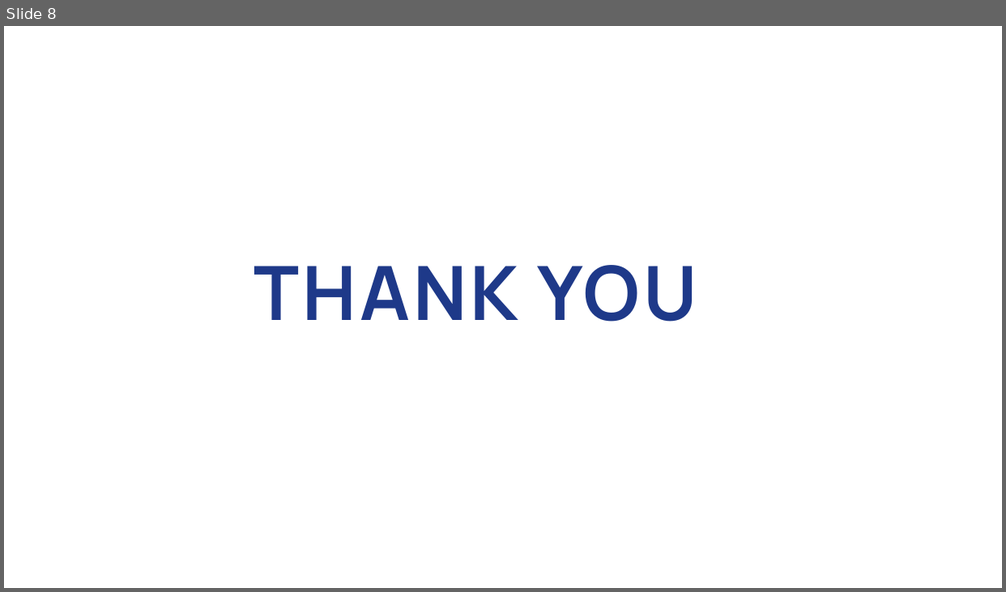
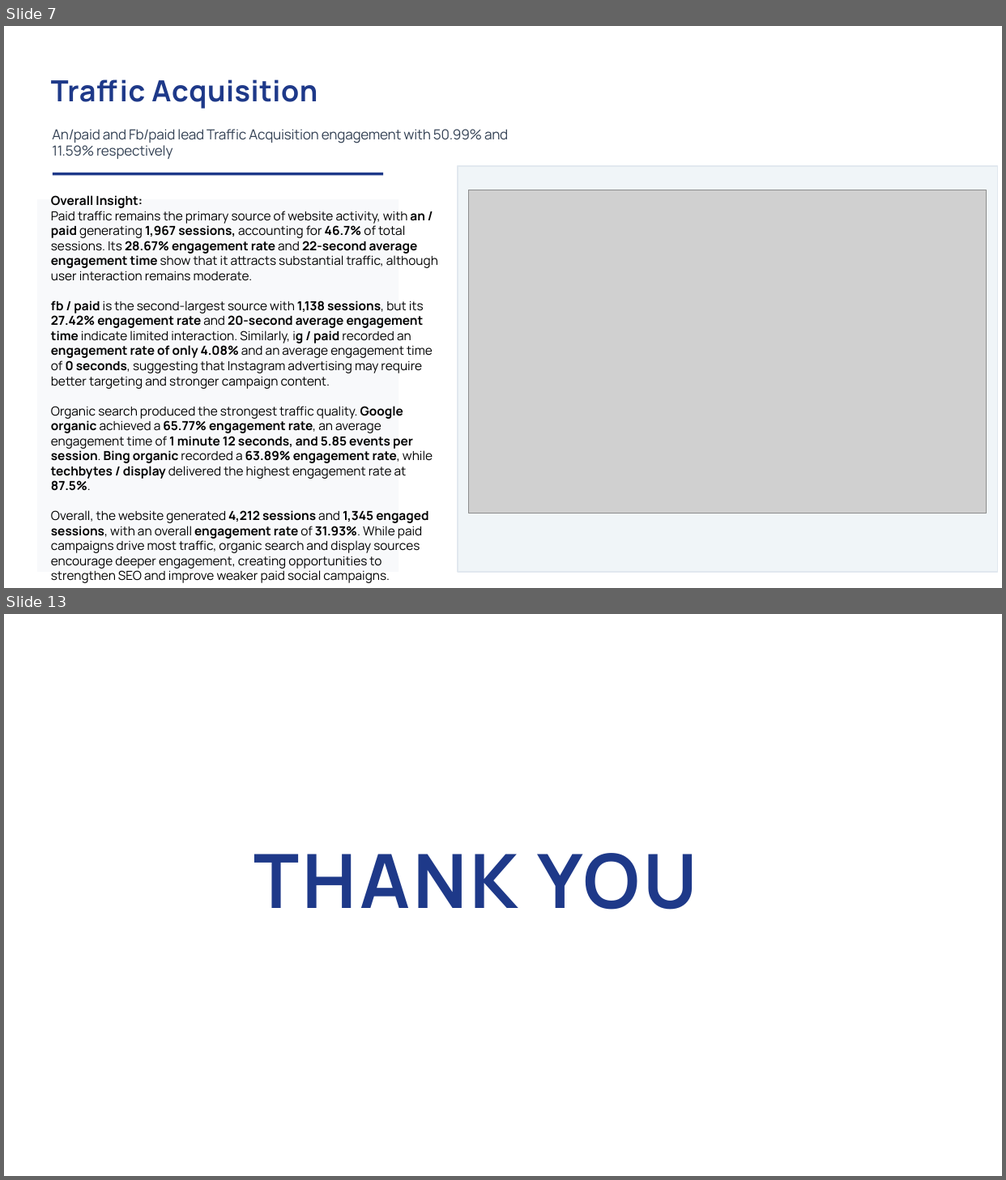
Before and after one commit to Rakinzi/reports, a slide deck: src/reports/report-templates/new/Econet Infraco March Website Report.pptx. Shown one above the other, each under a label of ours: slide 8 before the commit, slides 7 and 13 after it; the slides between them are not shown. The pictures are 1006x592 and 1006x1180 pixels, drawn with LibreOffice and Linux fonts; fonts in the diff are those of the drawing; grey boxes stand for pictures. Boxes give left, top, right and bottom in pixels: in the first picture for what was removed or moved away, otherwise in the second. Text is boxed around its words. In the diff, an @@ line names an element or a change of style, - is before the commit and + after.

```diff
--- a/src/reports/report-templates/new/Econet Infraco March Website Report.pptx
+++ b/src/reports/report-templates/new/Econet Infraco March Website Report.pptx
@@ slide 7 added at (x1=4, y1=26, x2=1002, y2=588), background #FFFFFF @@
@@ title added at (x1=51, y1=79, x2=317, y2=109), 21 pt, text #1E3989, bold @@
+Traffic Acquisition
@@ text added at (x1=52, y1=129, x2=508, y2=159), 10 pt, text #334154 @@
+An/paid and Fb/paid lead Traffic Acquisition engagement with 50.99% and 11.59% respectively
@@ freeform shape added at (x1=457, y1=165, x2=997, y2=572), fill #F0F5F8 @@
@@ freeform shape added at (x1=457, y1=165, x2=997, y2=572), outline #E1E8EF 0.72 pt @@
@@ text added at (x1=51, y1=195, x2=438, y2=583), 9 pt, text #000000 @@
+Overall Insight:
+Paid traffic remains the primary source of website activity, with an / paid generating 1,967 sessions, accounting for 46.7% of total sessions. Its 28.67% engagement rate and 22-second average engagement time show that it attracts substantial traffic, although user interaction remains moderate.
+fb / paid is the second-largest source with 1,138 sessions, but its 27.42% engagement rate and 20-second average engagement time indicate limited interaction. Similarly, ig / paid recorded an engagement rate of only 4.08% and an average engagement time of 0 seconds, suggesting that Instagram advertising may require better targeting and stronger campaign content.
+Organic search produced the strongest traffic quality. Google organic achieved a 65.77% engagement rate, an average engagement time of 1 minute 12 seconds, and 5.85 events per session. Bing organic recorded a 63.89% engagement rate, while techbytes / display delivered the highest engagement rate at 87.5%.
+Overall, the website generated 4,212 sessions and 1,345 engaged sessions, with an overall engagement rate of 31.93%. While paid campaigns drive most traffic, organic search and display sources encourage deeper engagement, creating opportunities to strengthen SEO and improve weaker paid social campaigns.
@@ freeform shape added at (x1=53, y1=173, x2=383, y2=176), fill #1E3989 @@
@@ picture added at (x1=469, y1=190, x2=987, y2=513) @@
@@ freeform shape added at (x1=37, y1=199, x2=398, y2=572), fill #F8F9FB @@
@@ what was slide 8 is now slide 13 @@
```
Also in this commit, not shown: 7 slides changed, 4 other slides added, 2 other files.
